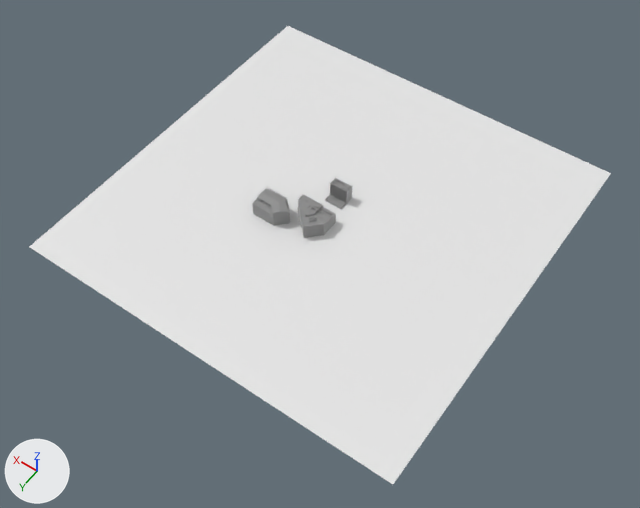
Before and after pictures for a commit that changed the Blender file scenes/map2.blend.
Camera for both pictures: a 50 mm lens placed at (-229.0, 332.0, 465.0), pointed at (-13.0, 30.0, -10.0). Every picture has the same lights, and +X, +Y and +Z are marked at lower left.

Script lines for the objects in view, before the commit:
```python
me_mesh = bpy.data.meshes.new('Mesh')
me_mesh.from_pydata(...)  # 1017 vertices, 1423 faces; spans x -1600.0..1600.0, y -1696.0..1320.0, z -16.0..3515.0
me_mesh.materials.append(mat_ait01w2w2)  # its picture is missing
me_mesh_001 = bpy.data.meshes.new('Mesh.001')
me_mesh_001.from_pydata(...)  # 1254 vertices, 1702 faces; spans x -2400.0..4151.0, y -1748.0..3914.0, z -2.0..2921.0
me_mesh_001.materials.append(mat_b_ind_w2w5_t2_l1)  # its picture is missing
me_plane = bpy.data.meshes.new('Plane')
me_plane.from_pydata([(-1.0, -1.0, 0.0), (1.0, -1.0, 0.0), (-1.0, 1.0, 0.0), (1.0, 1.0, 0.0)], [], [(0, 1, 3, 2)])
ob_ait01w2w2 = bpy.data.objects.new('AIT01W2W2', me_mesh)
ob_ait01w2w2.location = (0.0, -10.0, 0.0)
ob_ait01w2w2.scale = (0.00436, 0.00436, 0.00436)
ob_plane = bpy.data.objects.new('Plane', me_plane)
ob_plane.location = (0.0, 0.0, 0.0)
ob_plane.scale = (-144.0, -144.0, -144.0)
ob_plane001 = bpy.data.objects.new('Plane001', me_mesh_001)
ob_plane001.location = (0.0, 14.6, 0.0)
ob_plane001.scale = (0.0043, 0.0043, 0.0043)
# also in view: 'AIT01W2W1' at (27.0, 26.0, 7.0)
```
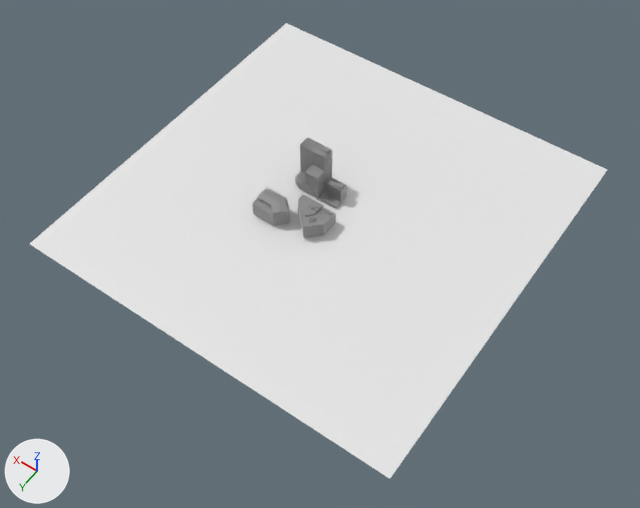
Commit message: Added more buildings to the map

What the commit changed:
Material 'b_hotr04_W2W7_t2_l1' (mat_b_hotr04_w2w7_t2_l1) is new.
Its base color is (0.588, 0.588, 0.588) (light grey #cacaca).
Its metallic is 1.0.
Its roughness is 0.859.
Mesh me_mesh_003 is new.
It has 1490 vertices, 1893 faces and spans x -1600.0..1600.0, y -1729.0..1600.0, z 0.0..4945.0.
It uses material mat_b_hotr04_w2w7_t2_l1 (its picture is missing).
Object 'AIT01W2W2' (ob_ait01w2w2) moves from (0.0, -10.0, 0.0) to (3.8, -8.8, 0.0).
Object 'Plane' (ob_plane) moves from (0.0, 0.0, 0.0) to (3.6, -2.8, -1.5).
Object 'Plane' (ob_plane) turns from (0, 0, 0) to (180, 0, 0) degrees about x, y and z.
Object 'AIT01W2W7' (ob_ait01w2w7) is new; it shows me_mesh_003.
Its location is (22.6, -13.0, 0.0).
Its rotation in degrees is (0, 0, 90).
Its scale is (0.00687, 0.00687, 0.00687).

Changed parts and their boxes (x1, y1, x2, y2) in the pictures (640 x 508 px):
'Plane', moved, turned: before (29, 26, 611, 484); after (30, 23, 607, 479)
'AIT01W2W7', added: after (295, 137, 332, 200)
'AIT01W2W2', moved: before (325, 177, 353, 209); after (320, 176, 347, 208)
